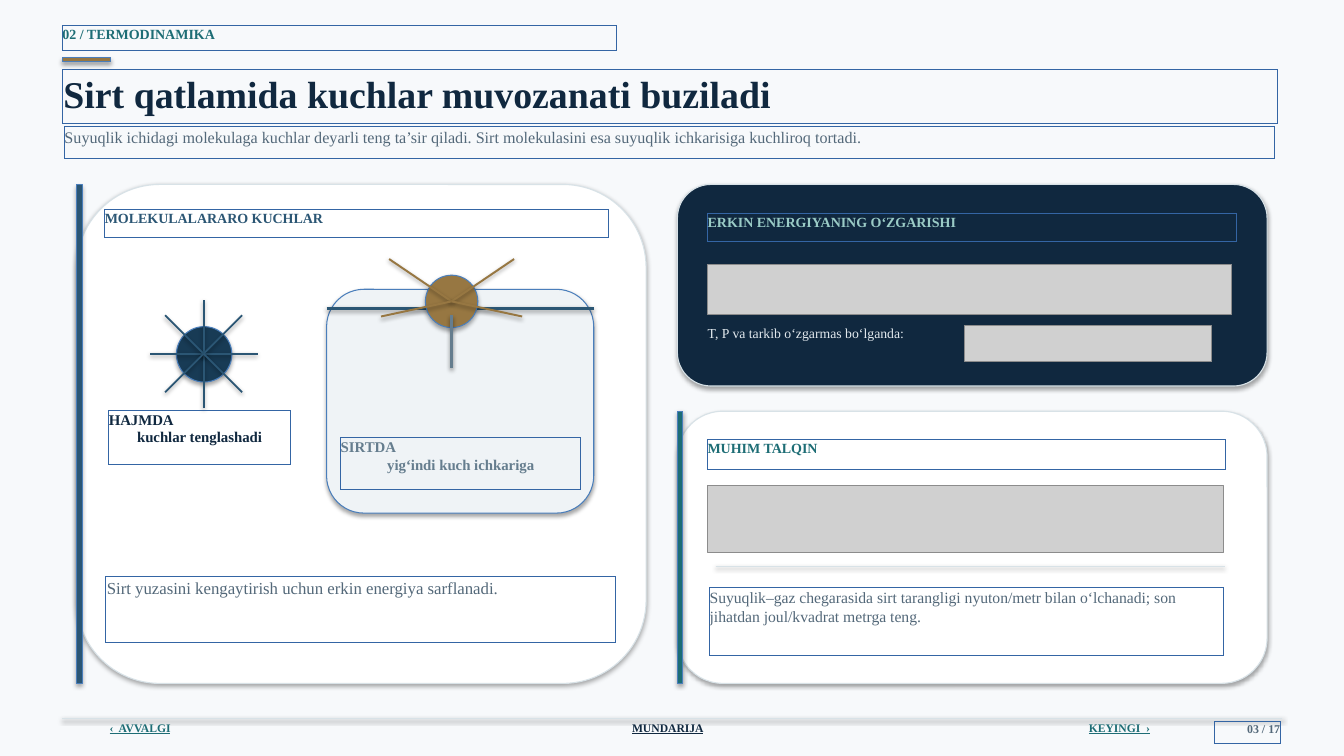
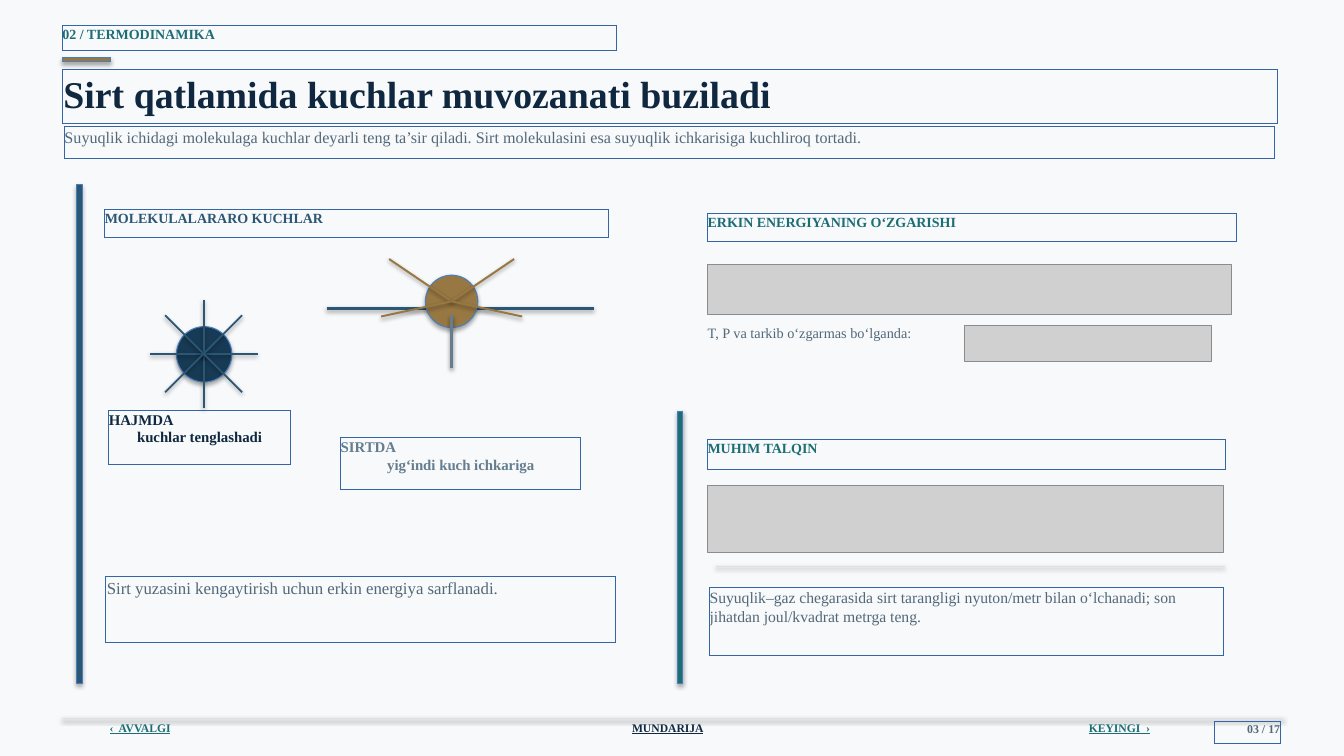
Before and after one commit to jabborovd18-collab/taqdimot-fayllari, a slide deck: slide 3 of sirt_hodisalari_adsorbsiya_ilmi.pptx. Drawn at 1344x756 pixels with LibreOffice and Linux fonts; fonts in the diff are those of the drawing; grey boxes stand for pictures; background and template pictures are left out. Boxes give left, top, right and bottom in pixels: in the first picture for what was removed or moved away, otherwise in the second. Text is boxed around its words. In the diff, an @@ line names an element or a change of style, - is before the commit and + after.

```diff
--- a/sirt_hodisalari_adsorbsiya_ilmi.pptx
+++ b/sirt_hodisalari_adsorbsiya_ilmi.pptx
@@ rounded rectangle removed at (77, 185, 646, 684) @@
@@ rounded rectangle removed at (678, 185, 1267, 386) @@
@@ text "ERKIN ENERGIYANING O‘ZGARISHI" at (708, 217, 956, 227): text colour #9ACBC6 to #1D6D75 @@
@@ rounded rectangle removed at (327, 289, 594, 513) @@
@@ text "T, P va tarkib o‘zgarmas ..." at (708, 328, 911, 341): size 9.8 to 10.2 pt, text colour #E2E9EE to #536879 @@
@@ rounded rectangle removed at (678, 411, 1267, 684) @@
```
Also in this commit, not shown: 15 other slides changed.
